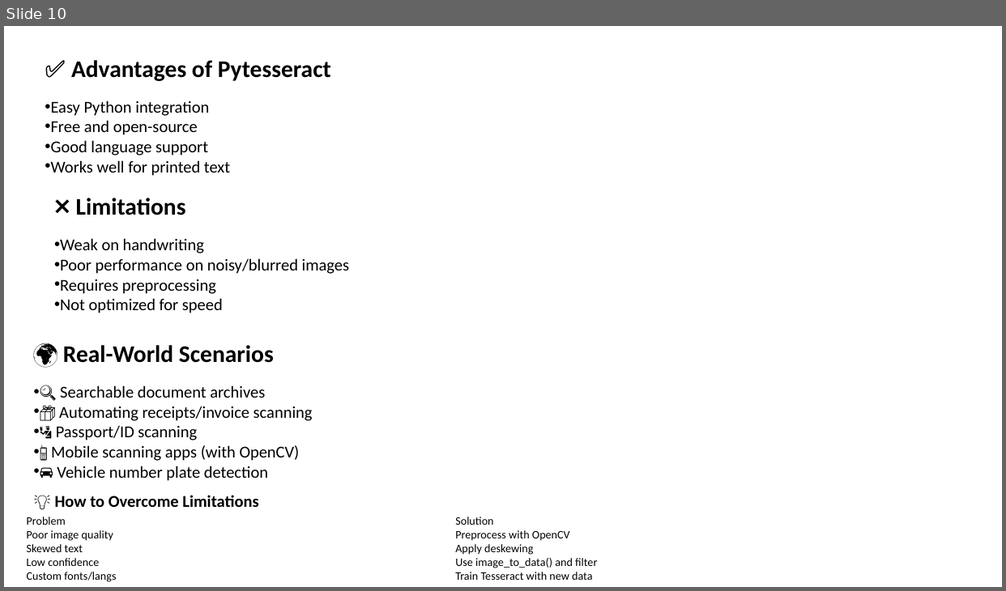
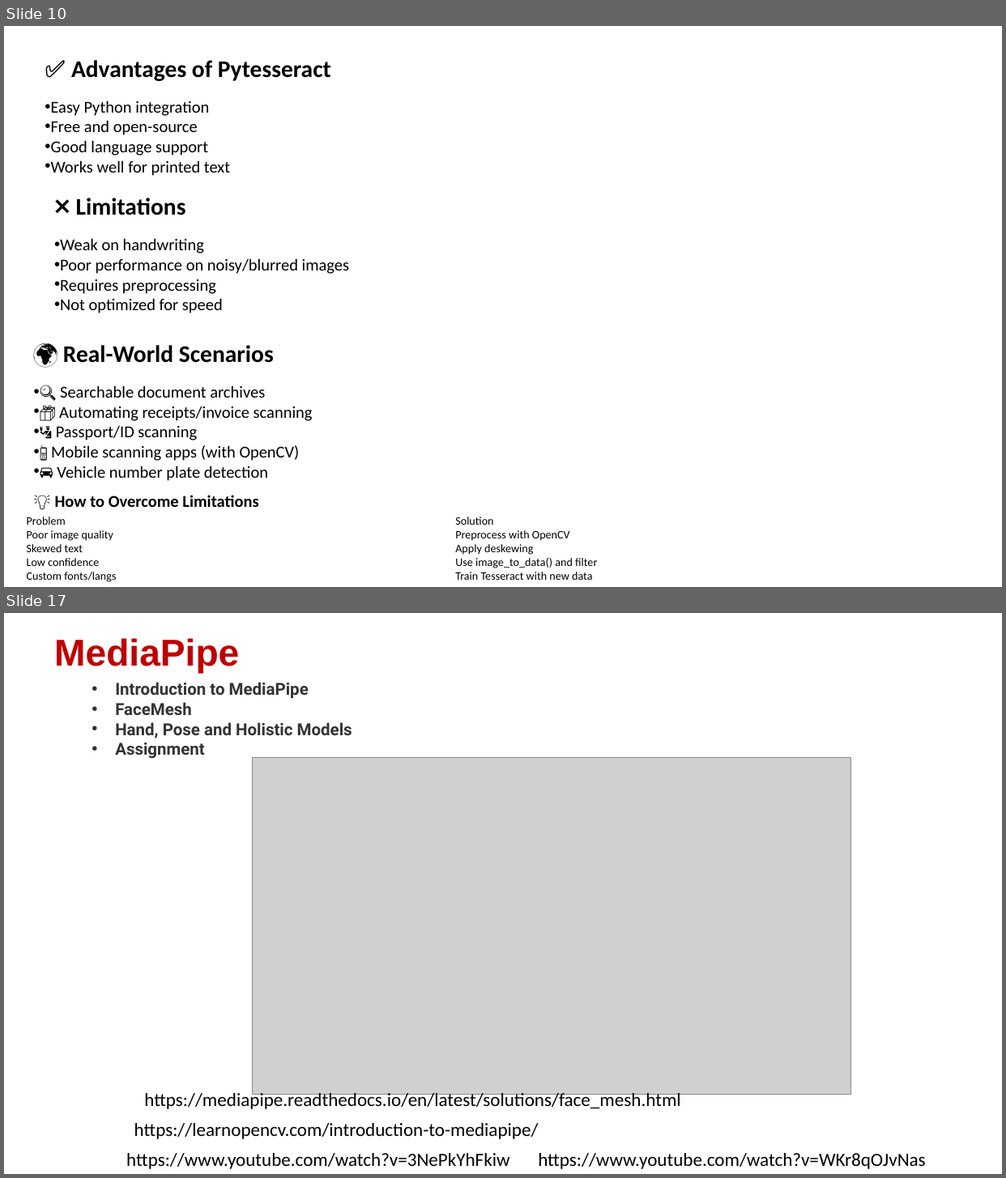
Before and after one commit to shahil04/ds_materials, a slide deck: 9.Deep_learning/class_9_CV_Topics_project.pptx. Shown one above the other, each under a label of ours: slide 10 before the commit, slides 10 and 17 after it; the slides between them are not shown. The pictures are 1006x591 and 1006x1178 pixels, drawn with LibreOffice and Linux fonts; fonts in the diff are those of the drawing; grey boxes stand for pictures. Boxes give left, top, right and bottom in pixels: in the first picture for what was removed or moved away, otherwise in the second. Text is boxed around its words. In the diff, an @@ line names an element or a change of style, - is before the commit and + after.

```diff
--- a/9.Deep_learning/class_9_CV_Topics_project.pptx
+++ b/9.Deep_learning/class_9_CV_Topics_project.pptx
@@ slide 17 added at bbox=[4, 613, 1002, 1174], background #FFFFFF @@
@@ text added at bbox=[54, 638, 352, 759], 16 pt, text #333333, bold @@
+MediaPipe
+  • Introduction to MediaPipe
+  • FaceMesh
+  • Hand, Pose and Holistic Models
+  • Assignment
@@ picture added at bbox=[253, 757, 851, 1094] @@
@@ text added at bbox=[144, 1090, 680, 1110], 18 pt, text #000000 @@
+https://mediapipe.readthedocs.io/en/latest/solutions/face_mesh.html
@@ text added at bbox=[134, 1123, 539, 1139], 18 pt, text #000000 @@
+https://learnopencv.com/introduction-to-mediapipe/
@@ text added at bbox=[126, 1153, 509, 1169], 18 pt, text #000000 @@
+https://www.youtube.com/watch?v=3NePkYhFkiw
@@ text added at bbox=[538, 1153, 925, 1169], 18 pt, text #000000 @@
+https://www.youtube.com/watch?v=WKr8qOJvNas
```
Also in this commit, not shown: 3 slides changed, 11 other slides added, 1 slide removed, 16 other files.
